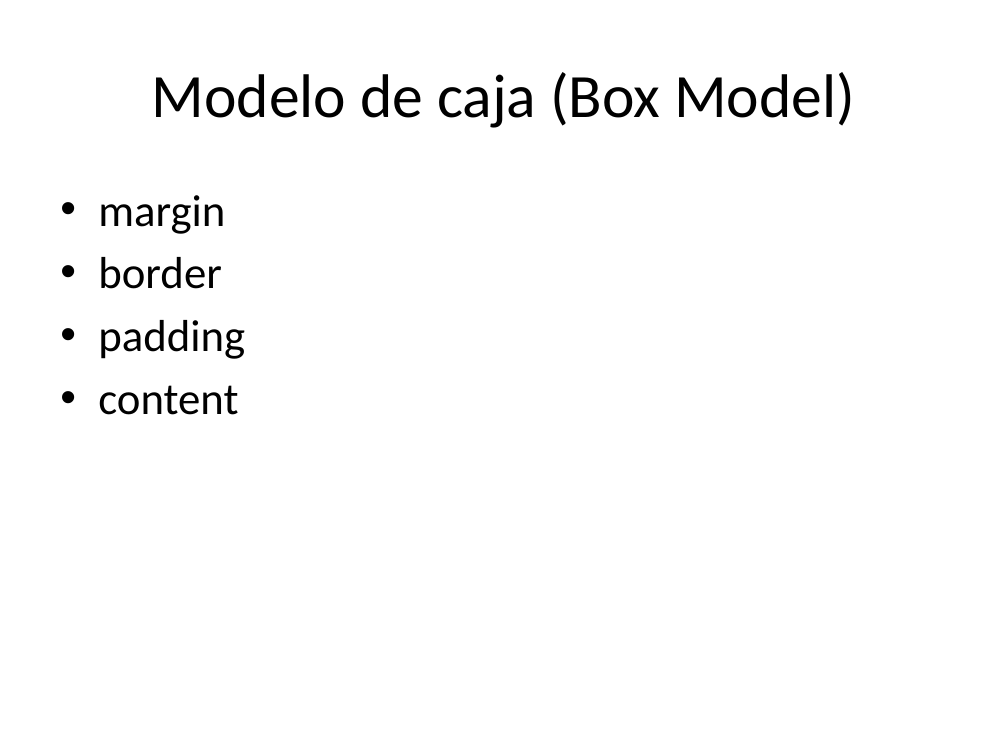
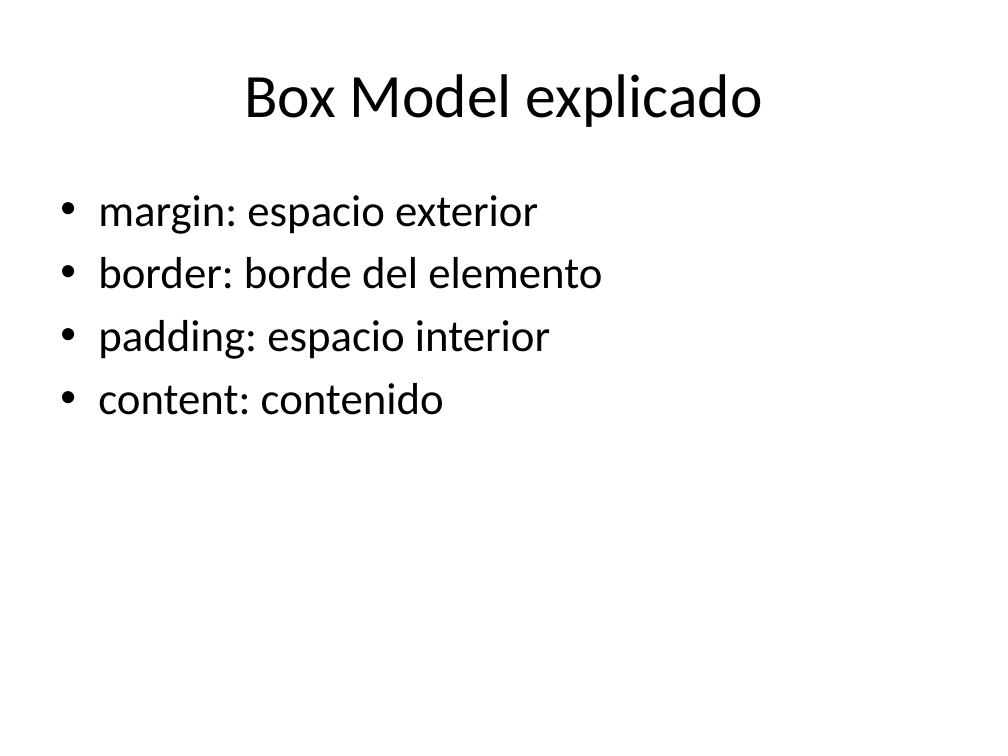
Before and after one commit to santillanlc/ImplementaPaginasWeb, a slide deck: slide 9 of Practica_CSS_Basico28-01-26.pptx (slide 14 before the commit). Drawn at 1008x756 pixels with LibreOffice and Linux fonts; fonts in the diff are those of the drawing. Boxes give left, top, right and bottom in pixels: in the first picture for what was removed or moved away, otherwise in the second. Text is boxed around its words. In the diff, an @@ line names an element or a change of style, - is before the commit and + after.

```diff
--- a/Practica_CSS_Basico28-01-26.pptx
+++ b/Practica_CSS_Basico28-01-26.pptx
@@ title at (245,74,763,127): text changed @@
-Modelo de caja (Box Model)
+Box Model explicado
@@ text at (98,195,602,415): text changed @@
-• margin
-• border
-• padding
-• content
+• margin: espacio exterior
+• border: borde del elemento
+• padding: espacio interior
+• content: contenido
```
Also in this commit, not shown: 9 other slides changed, 4 slides added, 11 slides removed.
